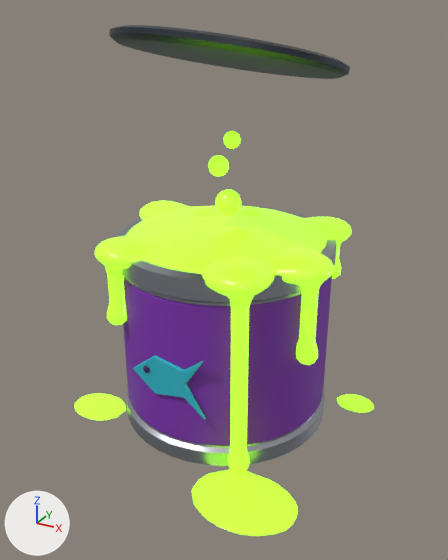
One commit to the glTF model samples/packs/zombie_cats/zc_toxic_can.mobile-mid.glb: the scene before it, then after it.
Camera for both pictures: a 50 mm camera at (0.879, -1.609, 1.297) aimed at (0.023, -0.052, 0.518). The lights are fixed; the arrows at lower left show +X, +Y and +Z. The older version comes first. Where no turn or scale is listed for an object, it has been applied to the vertices.

The older version as bpy lines, for what is in view:
```python
me_sphere_001 = bpy.data.meshes.new('Sphere.001')
me_sphere_001.from_pydata(...)  # a UV sphere (16 segments, 10 rings, poles along z) spanning x -0.04..0.04, y -0.04..0.04, z -0.04..0.04
me_sphere_001.materials.append(mat_zc_toxic_can_palette)
me_sphere_002 = bpy.data.meshes.new('Sphere.002')
me_sphere_002.from_pydata(...)  # a UV sphere (16 segments, 10 rings, poles along z) spanning x -0.032..0.032, y -0.032..0.032, z -0.032..0.032
me_sphere_002.materials.append(mat_zc_toxic_can_palette)
me_sphere_003 = bpy.data.meshes.new('Sphere.003')
me_sphere_003.from_pydata(...)  # a UV sphere (16 segments, 10 rings, poles along z) spanning x -0.026..0.026, y -0.026..0.026, z -0.026..0.026
me_sphere_003.materials.append(mat_zc_toxic_can_palette)
me_zc_toxic_lid = bpy.data.meshes.new('zc_toxic_lid')
me_zc_toxic_lid.from_pydata(...)  # 314 vertices, 540 faces; spans x -0.335..0.335, y -0.335..0.335, z 0.0..0.05
me_zc_toxic_lid.materials.append(mat_zc_toxic_can_palette)
ob_sphere = bpy.data.objects.new('Sphere', me_sphere_001)
ob_sphere.location = (0.02, -0.02, 0.759)
ob_sphere_001 = bpy.data.objects.new('Sphere.001', me_sphere_002)
ob_sphere_001.location = (-0.03, 0.01, 0.859)
ob_sphere_002 = bpy.data.objects.new('Sphere.002', me_sphere_003)
ob_sphere_002.location = (0.01, 0.02, 0.939)
ob_zc_toxic_lid = bpy.data.objects.new('zc_toxic_lid', me_zc_toxic_lid)
ob_zc_toxic_lid.parent = ob_zc_toxic_can
ob_zc_toxic_lid.location = (0.0, 0.02, 1.14)
ob_zc_toxic_lid.rotation_euler = (-0.18, 0.1, 0.2)  # degrees (-10, 5.7, 11)
# also in view: 'zc_toxic_can' at (0.0, -0.005, 0.332); 'blob1' at (-0.006, -0.013, 0.353)
```
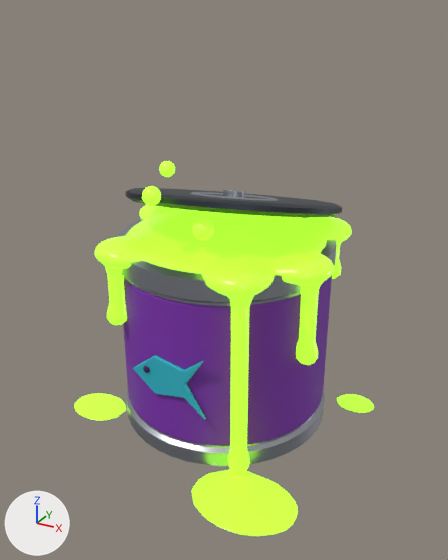
What the commit changed:
Object 'Sphere.001' (ob_sphere_001) moves from (-0.03, 0.01, 0.859) to (-0.06, -0.3, 0.839).
Object 'Sphere.002' (ob_sphere_002) moves from (0.01, 0.02, 0.939) to (0.02, -0.34, 0.929).
Object 'zc_toxic_lid' (ob_zc_toxic_lid) moves from (0.0, 0.02, 1.14) to (0.0, 0.05, 0.705).
Object 'zc_toxic_lid' (ob_zc_toxic_lid) turns from (-10, 5.7, 11) to (-14, 0, 11) degrees about x, y and z.

Boxes [x1, y1, x2, y2] around the edits, measured in the pictures (448 x 560 px):
'zc_toxic_lid', moved, turned
    before: [109, 25, 350, 79]
    after: [125, 188, 342, 217]
'Sphere.001', moved
    before: [208, 155, 229, 177]
    after: [142, 186, 161, 206]
'Sphere.002', moved
    before: [223, 131, 241, 149]
    after: [159, 161, 175, 177]
